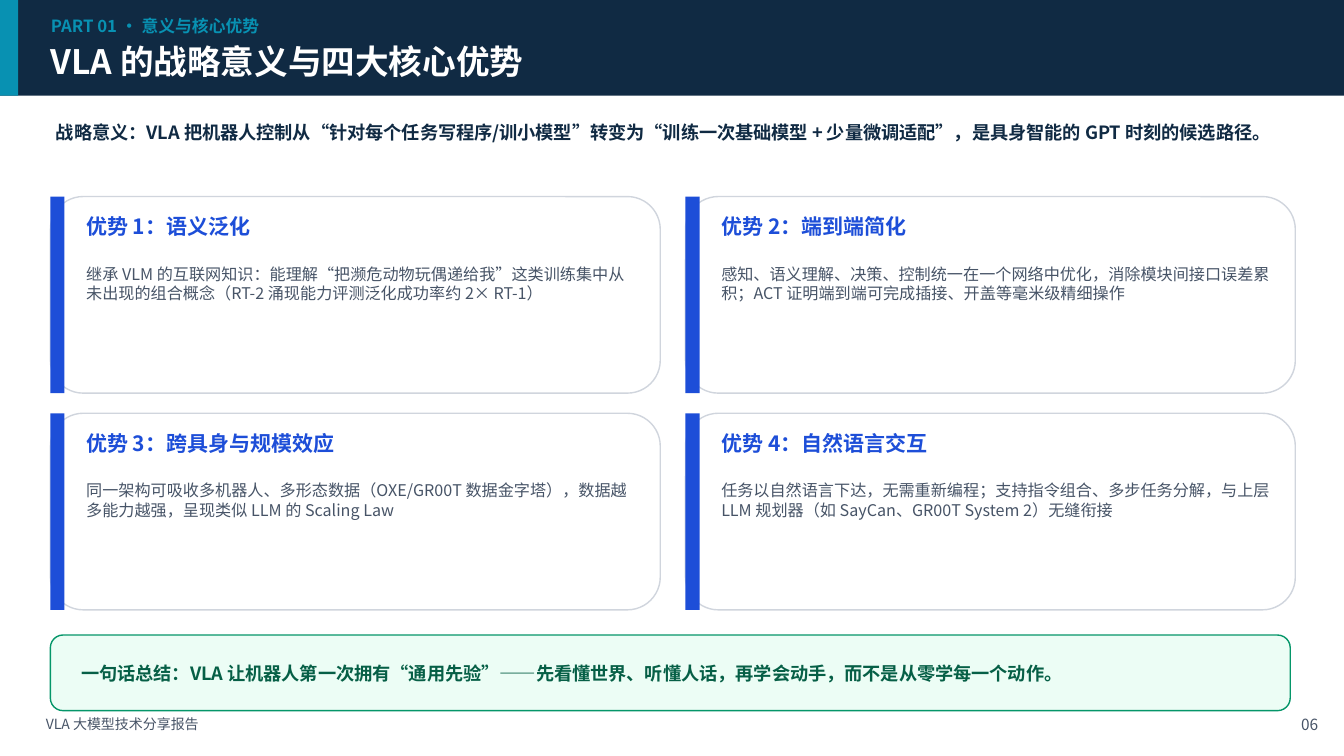
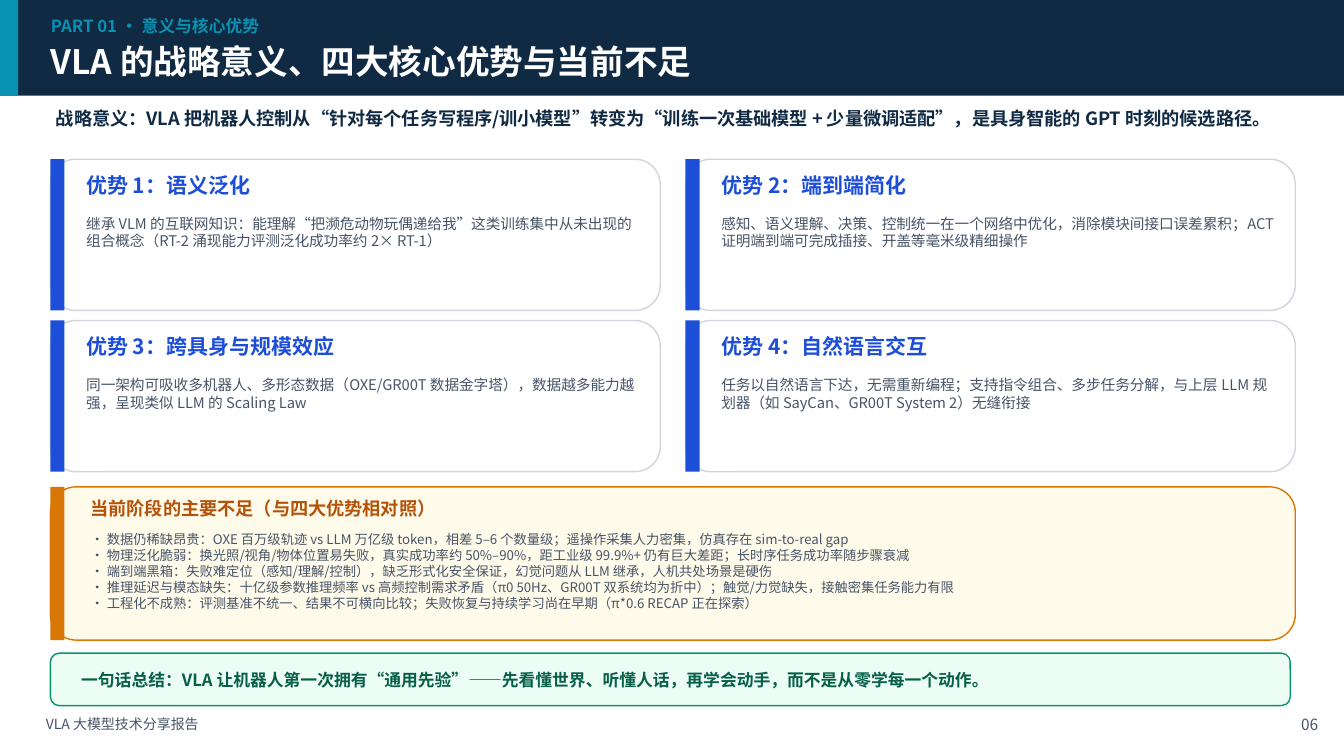
Before and after one commit to liumouyun0413/embodied-intlligence, a slide deck: slide 6 of reports/VLA大模型技术分享报告.pptx. Drawn at 1344x756 pixels with LibreOffice and Linux fonts; fonts in the diff are those of the drawing. Boxes give left, top, right and bottom in pixels: in the first picture for what was removed or moved away, otherwise in the second. Text is boxed around its words. In the diff, an @@ line names an element or a change of style, - is before the commit and + after.

```diff
--- a/reports/VLA大模型技术分享报告.pptx
+++ b/reports/VLA大模型技术分享报告.pptx
@@ text at (x1=51, y1=45, x2=691, y2=77): text changed @@
-VLA 的战略意义与四大核心优势
+VLA 的战略意义、四大核心优势与当前不足
@@ text "战略意义：VLA 把机器人控制从“针对每个任务写程序/训小模型”转变为“训练一次基础模型 + 少量微调适配”，是具身智能 ..." moved from (x1=56, y1=123, x2=1270, y2=143) to (x1=56, y1=109, x2=1270, y2=129) @@
@@ rounded rectangle resized from (x1=50, y1=197, x2=660, y2=393) to (x1=50, y1=159, x2=660, y2=311) @@
@@ rectangle resized from (x1=50, y1=197, x2=65, y2=393) to (x1=50, y1=159, x2=65, y2=311) @@
@@ text "优势 1：语义泛化" moved from (x1=86, y1=216, x2=250, y2=236) to (x1=86, y1=175, x2=250, y2=195) @@
@@ rounded rectangle resized from (x1=686, y1=197, x2=1296, y2=393) to (x1=686, y1=159, x2=1296, y2=311) @@
@@ rectangle resized from (x1=686, y1=197, x2=700, y2=393) to (x1=686, y1=159, x2=700, y2=311) @@
@@ text "优势 2：端到端简化" moved from (x1=721, y1=216, x2=906, y2=236) to (x1=721, y1=175, x2=906, y2=195) @@
@@ text "继承 VLM 的互联网知识：能理解“把濒危动物玩偶递给我”这类训练集中从未出现的组合概念（RT-2 涌现能力评测泛化成功 ..." moved from (x1=86, y1=266, x2=625, y2=301) to (x1=86, y1=216, x2=632, y2=247) @@
@@ text "感知、语义理解、决策、控制统一在一个网络中优化，消除模块间接口误差累积；ACT 证明端到端可完成插接、开盖等毫米级精细操 ..." moved from (x1=721, y1=266, x2=1269, y2=302) to (x1=721, y1=216, x2=1274, y2=247) @@
@@ rounded rectangle resized from (x1=50, y1=413, x2=660, y2=610) to (x1=50, y1=321, x2=660, y2=472) @@
@@ rectangle resized from (x1=50, y1=413, x2=65, y2=610) to (x1=50, y1=321, x2=65, y2=472) @@
@@ text "优势 3：跨具身与规模效应" moved from (x1=86, y1=433, x2=334, y2=453) to (x1=86, y1=336, x2=334, y2=356) @@
@@ rounded rectangle resized from (x1=686, y1=413, x2=1296, y2=610) to (x1=686, y1=321, x2=1296, y2=472) @@
@@ rectangle resized from (x1=686, y1=413, x2=700, y2=610) to (x1=686, y1=321, x2=700, y2=472) @@
@@ text "优势 4：自然语言交互" moved from (x1=721, y1=433, x2=927, y2=453) to (x1=721, y1=336, x2=927, y2=356) @@
@@ text "同一架构可吸收多机器人、多形态数据（OXE/GR00T 数据金字塔），数据越多能力越强，呈现类似 LLM 的 Scali ..." moved from (x1=86, y1=482, x2=627, y2=520) to (x1=86, y1=377, x2=634, y2=412) @@
@@ size 11.5 to 10.5 pt in 4 elements at (x1=86, y1=216, x2=632, y2=247), (x1=721, y1=216, x2=1274, y2=247), (x1=86, y1=377, x2=634, y2=412), (x1=721, y1=377, x2=1268, y2=412) @@
@@ text "任务以自然语言下达，无需重新编程；支持指令组合、多步任务分解，与上层 LLM 规划器（如 SayCan、GR00T Sy ..." moved from (x1=721, y1=482, x2=1269, y2=520) to (x1=721, y1=377, x2=1268, y2=412) @@
@@ rounded rectangle added at (x1=50, y1=487, x2=1296, y2=640), fill #FFFBEB, outline #D97706 1 pt @@
@@ rectangle added at (x1=50, y1=487, x2=65, y2=640), fill #D97706 @@
@@ text added at (x1=91, y1=499, x2=436, y2=517), 13 pt, text #B45309, bold @@
+当前阶段的主要不足（与四大优势相对照）
@@ text added at (x1=107, y1=533, x2=954, y2=610), 9.5 pt, text #475467 @@
+• 数据仍稀缺昂贵：OXE 百万级轨迹 vs LLM 万亿级 token，相差 5–6 个数量级；遥操作采集人力密集，仿真存在 sim-to-real gap
+• 物理泛化脆弱：换光照/视角/物体位置易失败，真实成功率约 50%–90%，距工业级 99.9%+ 仍有巨大差距；长时序任务成功率随步骤衰减
+• 端到端黑箱：失败难定位（感知/理解/控制），缺乏形式化安全保证，幻觉问题从 LLM 继承，人机共处场景是硬伤
+• 推理延迟与模态缺失：十亿级参数推理频率 vs 高频控制需求矛盾（π0 50Hz、GR00T 双系统均为折中）；触觉/力觉缺失，接触密集任务能力有限
+• 工程化不成熟：评测基准不统一、结果不可横向比较；失败恢复与持续学习尚在早期（π*0.6 RECAP 正在探索）
@@ rounded rectangle resized from (x1=50, y1=635, x2=1291, y2=711) to (x1=50, y1=653, x2=1291, y2=706) @@
@@ text "一句话总结：VLA 让机器人第一次拥有“通用先验”——先看懂世界、听懂人话，再学会动手，而不是从零学每一个动作。" moved from (x1=81, y1=664, x2=1062, y2=683) to (x1=81, y1=671, x2=989, y2=688) @@
@@ text "一句话总结：VLA 让机器人第一次拥有“通用先验”——先看懂世界、听懂人话，再学会动手，而不是从零学每一个动作。" at (x1=81, y1=671, x2=989, y2=688): size 13 to 12 pt @@
```
